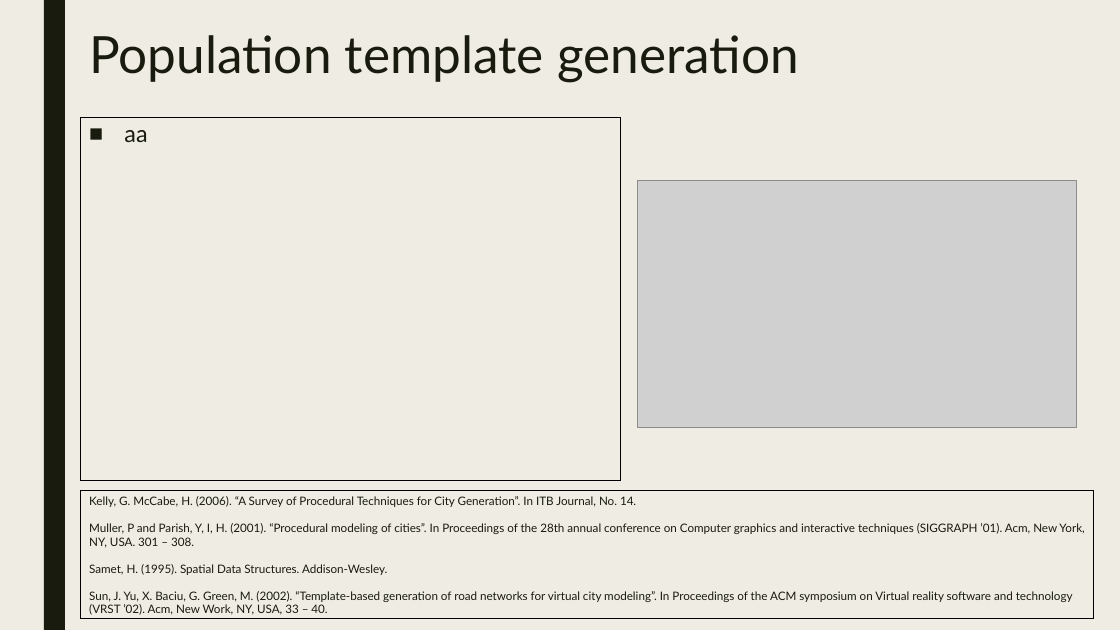
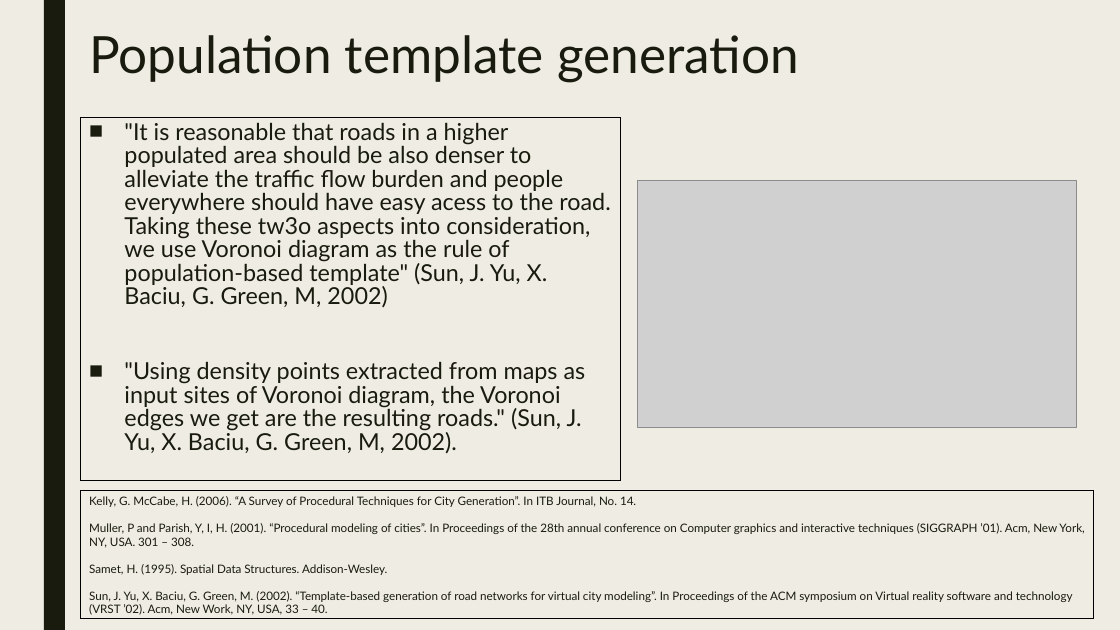
Before and after one commit to JosephBarber96/FinalProject, a slide deck: slide 10 of Presentation.pptx (slide 8 before the commit). Drawn at 1120x630 pixels with LibreOffice and Linux fonts; fonts in the diff are those of the drawing; grey boxes stand for pictures. Boxes give left, top, right and bottom in pixels: in the first picture for what was removed or moved away, otherwise in the second. Text is boxed around its words. In the diff, an @@ line names an element or a change of style, - is before the commit and + after.

```diff
--- a/Presentation.pptx
+++ b/Presentation.pptx
@@ text in rectangle at [124,122,610,453]: text changed @@
-■ aa
+■ "It is reasonable that roads in a higher populated area should be also denser to alleviate the traffic flow burden and people everywhere should have easy acess to the road. Taking these tw3o aspects into consideration, we use Voronoi diagram as the rule of population-based template" (Sun, J. Yu, X. Baciu, G. Green, M, 2002)
+■ "Using density points extracted from maps as input sites of Voronoi diagram, the Voronoi edges we get are the resulting roads." (Sun, J. Yu, X. Baciu, G. Green, M, 2002).
```
Also in this commit, not shown: 12 other slides changed, 6 slides added, 2 slides removed, 1 other file.
